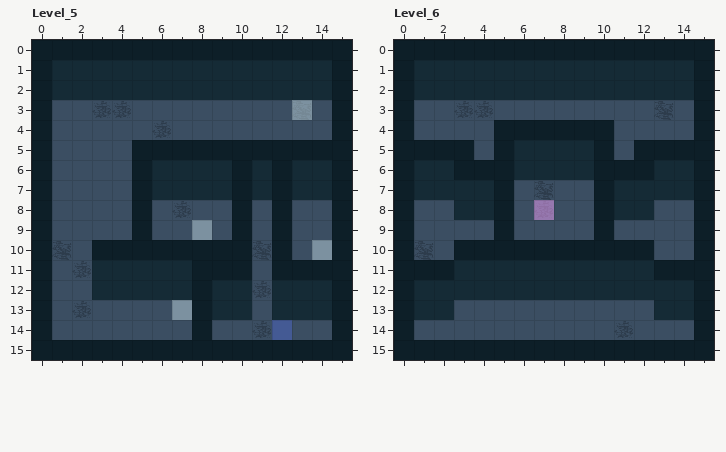
LDtk project -- assets/maps/ld-48.ldtk. The first picture shows the starting point.
Cells are 32x32 px. Shown: Level_5 x 0..15, y 0..15; Level_6 x 0..15, y 0..15.
Now the later version:
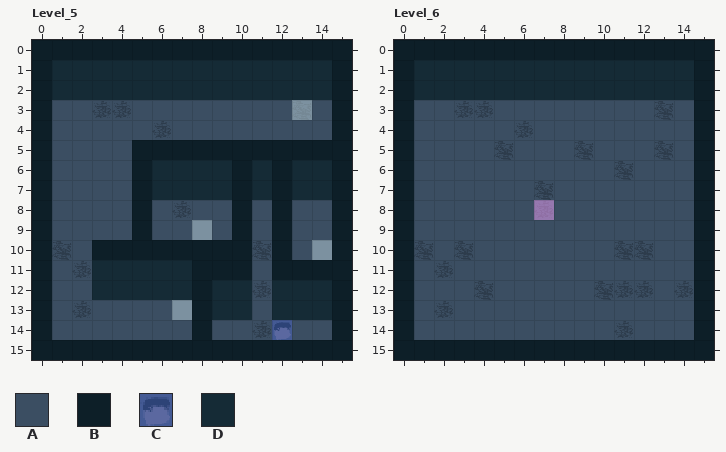
Key: from "FloorAuto": A 1 "Floor", B 3 "Wall", C 8 "Hole", D 9 "backkwall".
_ is an empty cell.
Change:
Layer "FloorAuto", Level_5:
Tile C replaces tile A in row 14 at x 12.
Layer "FloorAuto", Level_6:
Tile A replaces tile B in row 4 at x 5 to 10; in row 5 at x 1 to 3, 5, 10 and 12 to 14; in row 6 at x 3 to 5 and 10 to 12; in rows 7 to 9 at x 5 and 10; in row 10 at x 3 to 12; in row 11 at x 1 to 2 and 13 to 14.
Tile A replaces tile D in row 5 at x 6 to 9; in row 6 at x 1 to 2, 6 to 9 and 13 to 14; in row 7 at x 1 to 4 and 11 to 14; in row 8 at x 3 to 4 and 11 to 12; in row 11 at x 3 to 12; in row 12 at x 1 to 14.
Tile A replaces tile D in row 13 at x 1 to 2 and 13 to 14.
